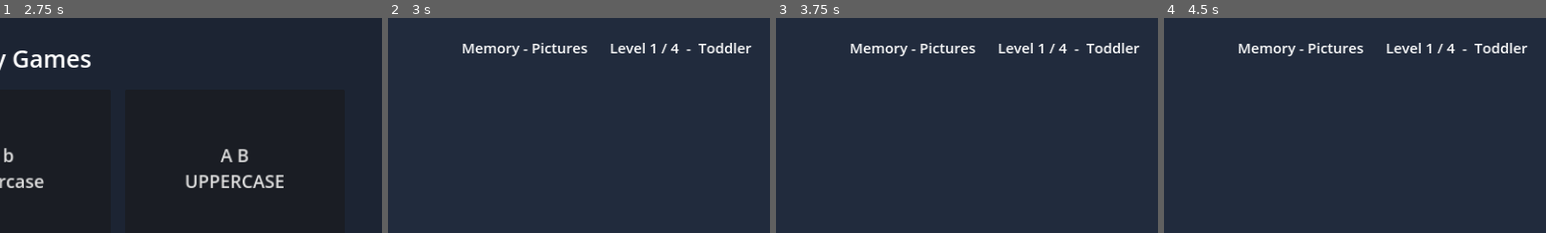
Above: before the commit, frames 1-4 (left to right).
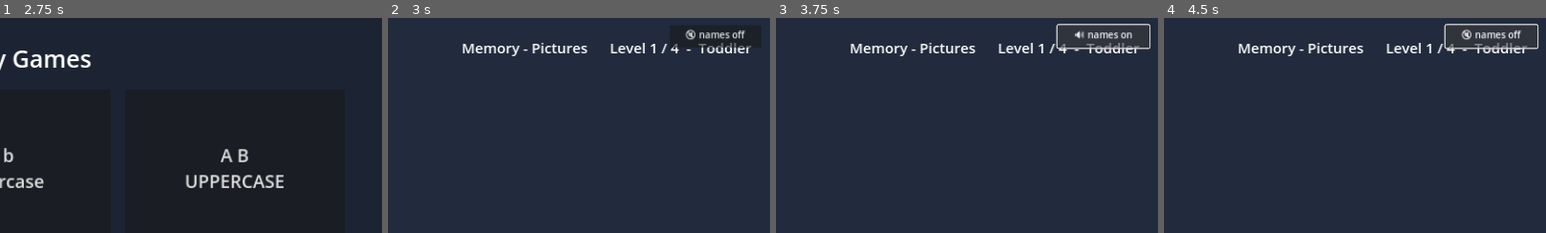
Above: after the commit, the same moments.

Repository: hakarune/childsplay-modern
Game: Godot game, scene res://scenes/MainMenu.tscn
The game is run twice, just before and just after one commit, with the same random seed, the same clock (stepped at 60 frames per second) and the same inputs.
Inputs (mouse positions are % of the whole screen's width and height, from its top left):
- Up to frame 1 (2.75 s): click "Theme: Dark" at 0.5 s; click "Theme: Light" at 1.25 s; click (19, 32) at 2.02 s
- Up to frame 2 (3 s): click "★ Pictures" at 2.75 s
- Up to frame 3 (3.75 s): click (93, 4) at 3.5 s, where only the run after the commit has a clickable "🔇 names off"
- Up to frame 4 (4.5 s): click (93, 4) at 4.25 s, where only the run after the commit has a clickable "🔊 names on"
The pictures show only the part of the screen within x 50-100%, y 0-50%; the shares and areas given below are measured in that part.

Frame 1 is identical in both runs. In frame 2, 0.5% of the frame differs, in the area x 74-96%, y 5-14%; in frame 3, 1.0%; in frame 4, 1.1%, in the area x 73-98%, y 2-15%.

Commit message:
Spoken picture labels — "say the names" toggle for Memory / Find Sound / Electro / Image Changer (§E.3)
A per-game OFF-by-default toggle: OFF = sound effect only (age 2–3), ON =
the game also speaks the picture's name on interaction (age 3+). Persisted
per game id; hidden entirely where the platform has no speech.

- Web: util.js `makeNameToggle(gameId, rect)` + `nameFromId()`. Pill sits
  top-right in the HUD.
  - Memory: pictures deck only; speaks on flip-up.
  - Find Sound: speaks the picture's name on a correct tap.
  - Electro: speaks the animal name when you pick up its wire.
  - Image Changer: speaks a card's name on tap while studying, and the
    changed card's name on a correct guess.
- Godot: GameContext gains name_toggle_get/set, name_from_id,
  draw_name_pill. Same behaviour. Scene-node games (Memory, Find Sound)
  use a Button; the _draw() games (Electro, Image Changer) draw the pill
  and hit-test it in _gui_input. Persisted to settings.cfg [names].

Aquarium and Flashcards already speak names (Aquarium has its own mode
1/2 toggle; Flashcards speaks the word by design).

All four scenes parse + run clean headless on both targets.

Co-Authored-By: Claude Sonnet 5 <noreply@anthropic.com>
Claude-Session: https://claude.ai/code/session_015Wm5BC3uYpbUAbvCJWRC9u

Diff:
--- a/desktop-godot/scripts/GameContext.gd
+++ b/desktop-godot/scripts/GameContext.gd
@@ -195,3 +195,44 @@
 ## We ship baked clips, so a speaker button is always worth showing.
 func has_voice() -> bool:
 	return true
+
+
+# --- "say the names" toggle (§E.3) -------------------------------------
+# A per-game OFF-by-default switch: OFF = sound effect only, ON = the game
+# also speak()s an entity's name on interaction. Persisted in settings.cfg
+# under [names]. Games cache the bool and redraw the pill via draw_name_pill.
+
+func name_toggle_get(game_id: String) -> bool:
+	var cfg := ConfigFile.new()
+	if cfg.load(SETTINGS_PATH) == OK:
+		return bool(cfg.get_value("names", game_id, false))
+	return false
+
+
+func name_toggle_set(game_id: String, on: bool) -> void:
+	var cfg := ConfigFile.new()
+	cfg.load(SETTINGS_PATH)
+	cfg.set_value("names", game_id, on)
+	cfg.save(SETTINGS_PATH)
+
+
+## Tidy a pool id ("01_cat", "car_horn") into a spoken label.
+func name_from_id(id: String) -> String:
+	var s := id
+	var us := s.find("_")
+	if us >= 0 and s.substr(0, us).is_valid_int():
+		s = s.substr(us + 1)
+	return s.replace("_", " ").replace("-", " ").strip_edges()
+
+
+## Draw the toggle pill. Nothing is drawn where the platform has no voice.
+func draw_name_pill(ci: CanvasItem, rect: Rect2, on: bool) -> void:
+	if not has_voice():
+		return
+	var font := ThemeDB.fallback_font
+	ci.draw_rect(rect, c("accent") if on else c("surface"))
+	var label := "names on" if on else "names off"
+	var fs := 15
+	var tw := font.get_string_size(label, HORIZONTAL_ALIGNMENT_LEFT, -1, fs).x
+	ci.draw_string(font, rect.position + Vector2((rect.size.x - tw) / 2.0, rect.size.y * 0.66),
+		label, HORIZONTAL_ALIGNMENT_LEFT, -1, fs, Color.WHITE if on else c("text"))
--- a/desktop-godot/scripts/games/Electro.gd
+++ b/desktop-godot/scripts/games/Electro.gd
@@ -45,6 +45,8 @@
 var _top := 0.0
 var _gap := 14.0
 var _tex_cache: Dictionary = {}
+var _say_names := false
+var _names_rect := Rect2(0, 14, 154, 36)
 
 @onready var _info: Label = %InfoLabel
 @onready var _back_button: Button = %BackButton
@@ -73,6 +75,7 @@
 	_popup_next.pressed.connect(func() -> void: _start_level(_level + 1))
 	_popup.visible = false
 	resized.connect(_geo)
+	_say_names = GameContext.name_toggle_get("electro")
 	_load_pairs()
 	_start_level(0)
 
@@ -138,6 +141,7 @@
 	_tile_h = minf(94.0, (avail_h - _gap * (count - 1)) / count)
 	var grid_h := count * _tile_h + _gap * (count - 1)
 	_top = HUD + 28.0 + maxf(0.0, (avail_h - grid_h) / 2.0)
+	_names_rect = Rect2(size.x - 170.0, 14.0, 154.0, 36.0)
 
 
 func _row_y(i: int) -> float:
@@ -203,10 +207,17 @@
 
 
 func _begin_drag(p: Vector2) -> void:
+	if _names_rect.has_point(p):
+		_say_names = not _say_names
+		GameContext.name_toggle_set("electro", _say_names)
+		queue_redraw()
+		return
 	var hit := _node_hit(p)
 	if hit:
 		_drag = { "col": hit["col"], "id": hit["id"], "x": p.x, "y": p.y }
 		_play(_sfx_pick)
+		if _say_names:
+			GameContext.speak(str(_name_by_id.get(hit["id"], "")))
 		queue_redraw()
 
 
@@ -309,6 +320,8 @@
 		var alpha: float = clampf(1.0 - _wrong["t"] / 0.5, 0.0, 1.0)
 		draw_polyline(_bezier_pts(a, b), Color(1, 0.35, 0.35, alpha), 6.0, true)
 
+	GameContext.draw_name_pill(self, _names_rect, _say_names)
+
 	if _drag:
 		var list: Array = _ids if _drag["col"] == "L" else _right_ids
 		var i := list.find(_drag["id"])
--- a/desktop-godot/scripts/games/FindSound.gd
+++ b/desktop-godot/scripts/games/FindSound.gd
@@ -26,6 +26,8 @@
 var _total := 0
 var _target_id := ""
 var _busy := false
+var _say_names := false
+var _names_btn: Button
 
 # card = { "button": TextureButton, "id": String, "found": bool }
 var _cards: Array = []
@@ -58,7 +60,31 @@
 	_popup_next.pressed.connect(func() -> void: _start_level(_level_index + 1))
 	_popup.visible = false
 
+	if GameContext.has_voice():
+		_say_names = GameContext.name_toggle_get("findsound")
+		_names_btn = Button.new()
+		_names_btn.set_anchors_preset(Control.PRESET_TOP_RIGHT)
+		_names_btn.offset_left = -170.0
+		_names_btn.offset_top = 12.0
+		_names_btn.offset_right = -16.0
+		_names_btn.custom_minimum_size = Vector2(154, 38)
+		_names_btn.focus_mode = Control.FOCUS_ALL
+		_names_btn.pressed.connect(_toggle_names)
+		add_child(_names_btn)
+		_sync_names_btn()
+
 	_start_level(0)
+
+
+func _toggle_names() -> void:
+	_say_names = not _say_names
+	GameContext.name_toggle_set("findsound", _say_names)
+	_sync_names_btn()
+
+
+func _sync_names_btn() -> void:
+	if _names_btn:
+		_names_btn.text = "🔊 names on" if _say_names else "🔇 names off"
 
 
 func _start_level(index: int) -> void:
@@ -126,6 +152,8 @@
 		card["button"].disabled = true
 		card["button"].modulate = Color(1, 1, 1, 0.55)
 		_play(_sfx_good)
+		if _say_names:
+			GameContext.speak(GameContext.name_from_id(card["id"]))
 		_update_info()
 		_next_round()
 	else:
--- a/desktop-godot/scripts/games/ImageChanger.gd
+++ b/desktop-godot/scripts/games/ImageChanger.gd
@@ -35,6 +35,8 @@
 var _cards: Array = []            # { id, x,y,w,h, flip, changed, wrong, right }
 var _start_btn := Rect2()
 var _tex_cache: Dictionary = {}
+var _say_names := false
+var _names_rect := Rect2(0, 14, 154, 36)
 
 @onready var _info: Label = %InfoLabel
 @onready var _status: Label = %StatusLabel
@@ -64,6 +66,8 @@
 	_popup_next.pressed.connect(func() -> void: _start_level(_level + 1))
 	_popup.visible = false
 	resized.connect(_geo)
+	_say_names = GameContext.name_toggle_get("ichanger")
+	_geo_names()
 	_start_level(0)
 
 
@@ -100,7 +104,12 @@
 	queue_redraw()
 
 
+func _geo_names() -> void:
+	_names_rect = Rect2(size.x - 170.0, 14.0, 154.0, 36.0)
+
+
 func _geo() -> void:
+	_geo_names()
 	if _cards.is_empty():
 		return
 	var n := _cards.size()
@@ -198,9 +207,20 @@
 	if not tapped:
 		return
 
+	if _names_rect.has_point(pos):
+		_say_names = not _say_names
+		GameContext.name_toggle_set("ichanger", _say_names)
+		queue_redraw()
+		return
+
 	if _phase == "study":
 		if _start_btn.has_point(pos):
 			_begin()
+		elif _say_names:
+			for c in _cards:
+				if Rect2(c["x"], c["y"], c["w"], c["h"]).has_point(pos):
+					GameContext.speak(GameContext.name_from_id(str(c["id"])))
+					break
 		return
 	if _phase != "guess":
 		return
@@ -217,6 +237,8 @@
 		hit["right"] = 1.0
 		if _sfx_good.stream != null:
 			_sfx_good.play()
+		if _say_names:
+			GameContext.speak(GameContext.name_from_id(str(hit["id"])))
 		_phase = "result"
 		_t = 0.0
 		_round += 1
@@ -293,6 +315,8 @@
 		draw_string(font, _start_btn.position + Vector2(_start_btn.size.x / 2.0 - tw / 2.0, _start_btn.size.y / 2.0 + fs * 0.35),
 			"Start", HORIZONTAL_ALIGNMENT_LEFT, -1, fs, Color.WHITE)
 
+	GameContext.draw_name_pill(self, _names_rect, _say_names)
+
 
 func _update_hud() -> void:
 	_info.text = "Level %d/%d   ·   round %d/%d" % [_level + 1, LEVELS.size(), mini(_round + 1, ROUNDS), ROUNDS]
--- a/desktop-godot/scripts/games/Memory.gd
+++ b/desktop-godot/scripts/games/Memory.gd
@@ -54,6 +54,8 @@
 var _back_tex: Texture2D
 var _front_tex: Texture2D
 var _variant := "pictures"
+var _say_names := false
+var _names_btn: Button
 
 @onready var _grid: GridContainer = %CardGrid
 @onready var _flip_label: Label = %FlipCounter
@@ -84,7 +86,32 @@
 	_popup_button.pressed.connect(_on_popup_button)
 	_popup.visible = false
 
+	# "say the names" toggle — pictures deck only (§E.3)
+	if _variant == "pictures" and GameContext.has_voice():
+		_say_names = GameContext.name_toggle_get("memory")
+		_names_btn = Button.new()
+		_names_btn.set_anchors_preset(Control.PRESET_TOP_RIGHT)
+		_names_btn.offset_left = -170.0
+		_names_btn.offset_top = 12.0
+		_names_btn.offset_right = -16.0
+		_names_btn.custom_minimum_size = Vector2(154, 38)
+		_names_btn.focus_mode = Control.FOCUS_ALL
+		_names_btn.pressed.connect(_toggle_names)
+		add_child(_names_btn)
+		_sync_names_btn()
+
 	_start_level(0)
+
+
+func _toggle_names() -> void:
+	_say_names = not _say_names
+	GameContext.name_toggle_set("memory", _say_names)
+	_sync_names_btn()
+
+
+func _sync_names_btn() -> void:
+	if _names_btn:
+		_names_btn.text = "🔊 names on" if _say_names else "🔇 names off"
 
 
 # ---------------------------------------------------------------------------
@@ -164,6 +191,8 @@
 
 	card.flip_up()
 	_play(_sfx_flip)
+	if _say_names and _variant == "pictures":
+		GameContext.speak(GameContext.name_from_id(card.card_id))
 	_open_cards.append(card)
 
 	if _open_cards.size() < 2:
Not shown, changed: web-canvas/js/games/electro.js
Not shown, changed: web-canvas/js/games/findsound.js
Not shown, changed: web-canvas/js/games/ichanger.js
Not shown, changed: web-canvas/js/games/memory.js
Not shown, changed: web-canvas/js/util.js
